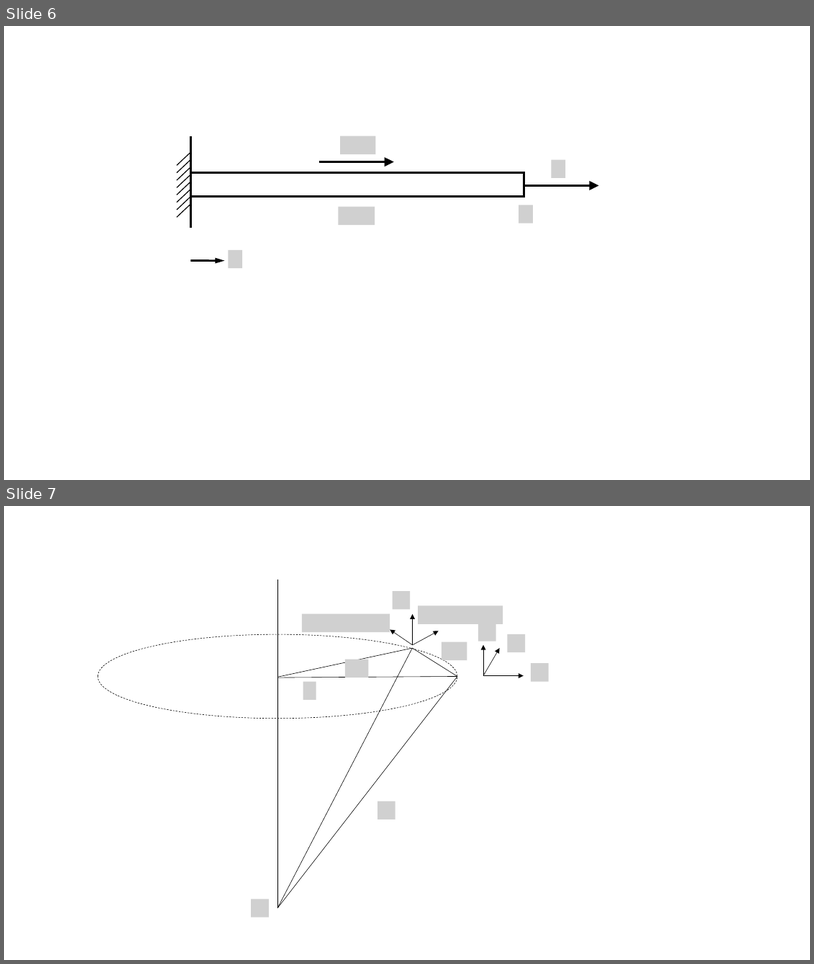
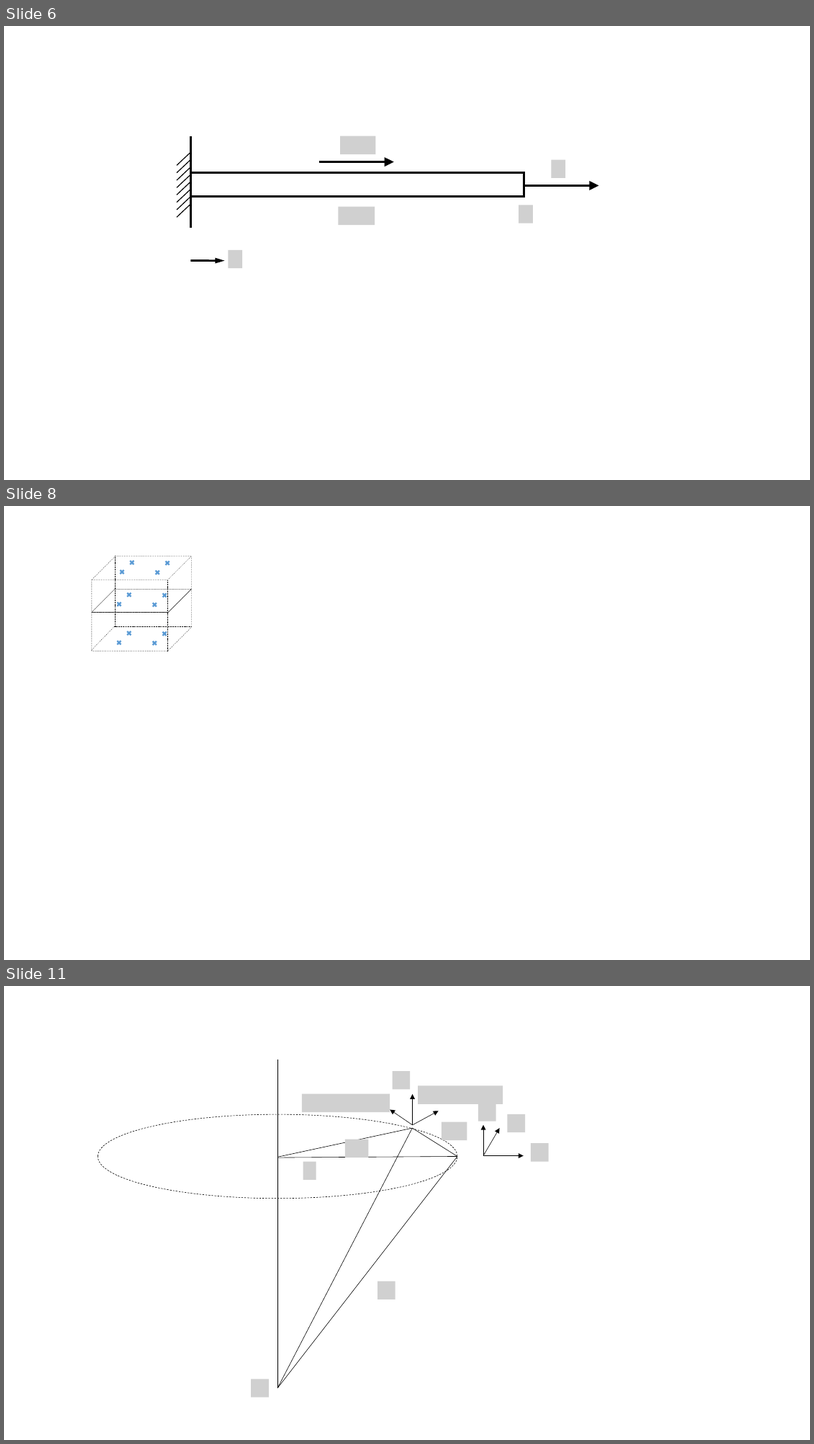
Before and after one commit to kms0523/Study, a slide deck: 그림.pptx. Shown one above the other, each under a label of ours: slides 6 and 7 before the commit, slides 6, 8 and 11 after it; the slides between them are not shown. The pictures are 814x964 and 814x1444 pixels, drawn with LibreOffice and Linux fonts; fonts in the diff are those of the drawing; grey boxes stand for pictures. Boxes give left, top, right and bottom in pixels: in the first picture for what was removed or moved away, otherwise in the second. Text is boxed around its words. In the diff, an @@ line names an element or a change of style, - is before the commit and + after.

```diff
--- a/그림.pptx
+++ b/그림.pptx
@@ slide 8 added at [4,506,810,960], background #FFFFFF @@
@@ cross added at [118,569,126,576], fill #5B9BD5 @@
@@ cross added at [129,559,136,566], fill #5B9BD5 @@
@@ cross added at [154,569,161,576], fill #5B9BD5 @@
@@ cross added at [164,559,171,566], fill #5B9BD5 @@
@@ cube added at [92,589,191,612], outline #000000 0.25 pt dashed @@
@@ cross added at [126,591,133,599], fill #5B9BD5 @@
@@ cross added at [161,592,169,599], fill #5B9BD5 @@
@@ cross added at [116,600,124,608], fill #5B9BD5 @@
@@ cross added at [151,601,158,608], fill #5B9BD5 @@
@@ group added at [92,556,191,651]: 3 lines, 1 cube @@
@@ cross added at [126,629,133,636], fill #5B9BD5 @@
@@ cross added at [161,630,169,637], fill #5B9BD5 @@
@@ cross added at [116,639,124,646], fill #5B9BD5 @@
@@ cross added at [151,640,158,647], fill #5B9BD5 @@
@@ what was slide 7 is now slide 11 @@
```
Also in this commit, not shown: 3 other slides added, 5 other files.
